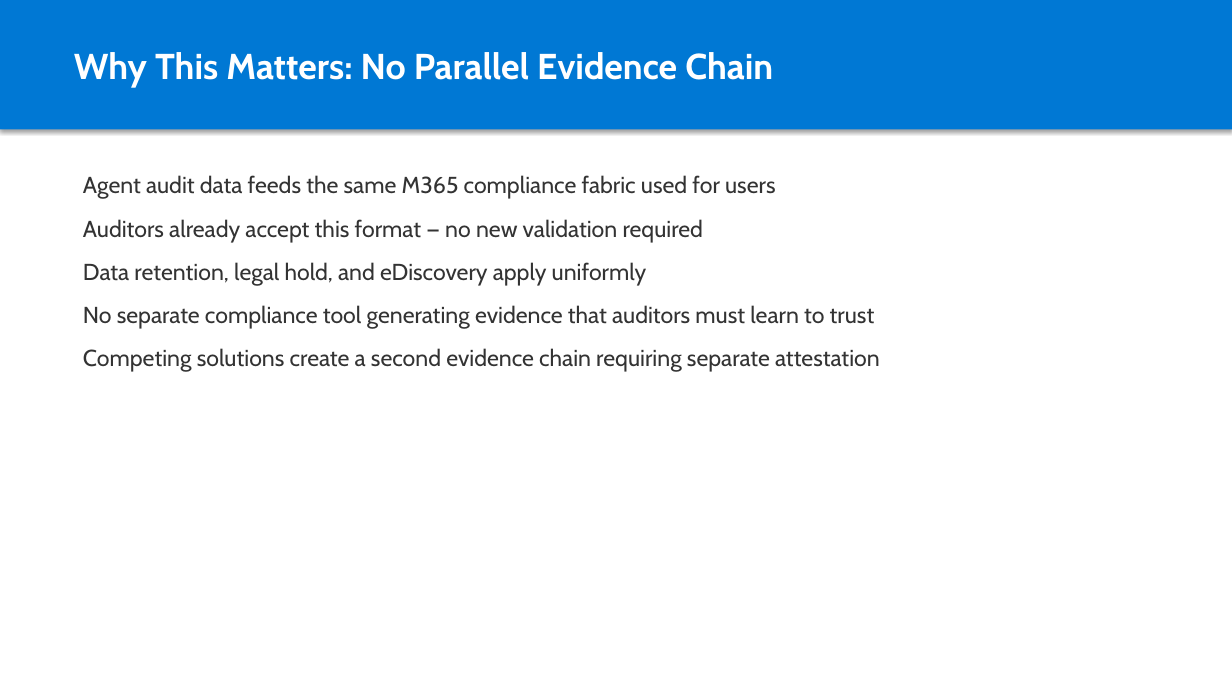
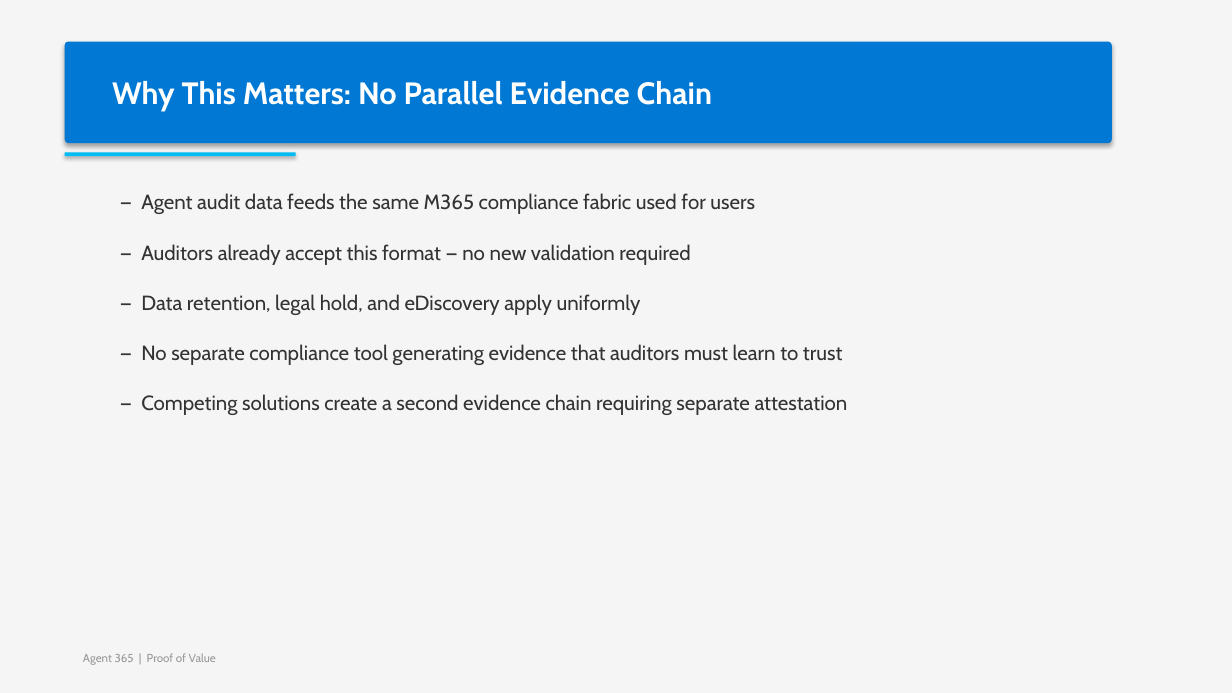
Before and after one commit to cloudtoso/Agent-365-POC, a slide deck: slide 30 of Agent365-PoV-Deck.pptx. Drawn at 1232x693 pixels with LibreOffice and Linux fonts; fonts in the diff are those of the drawing. Boxes give left, top, right and bottom in pixels: in the first picture for what was removed or moved away, otherwise in the second. Text is boxed around its words. In the diff, an @@ line names an element or a change of style, - is before the commit and + after.

```diff
--- a/Agent365-PoV-Deck.pptx
+++ b/Agent365-PoV-Deck.pptx
@@ rectangle added at [0,0,1232,693], fill #F5F5F5 @@
@@ rounded rectangle "Why This Matters: No Parallel ...": place and size @@
-rounded rectangle "Why This Matters: No Parallel ..." at [0,0,1232,129]
+rounded rectangle "Why This Matters: No Parallel ..." at [65,42,1112,143]
@@ rounded rectangle "Why This Matters: No Parallel ..." at [65,42,1112,143]: size 28 to 24 pt; rectangle to rounded rectangle @@
@@ rectangle added at [65,152,296,156], fill #00BCF2 @@
@@ text at [141,193,848,415]: text changed; size 18 to 16 pt @@
-Agent audit data feeds the same M365 compliance fabric used for users
-Auditors already accept this format — no new validation required
-Data retention, legal hold, and eDiscovery apply uniformly
-No separate compliance tool generating evidence that auditors must learn to trust
-Competing solutions create a second evidence chain requiring separate attestation
+— Agent audit data feeds the same M365 compliance fabric used for users
+— Auditors already accept this format — no new validation required
+— Data retention, legal hold, and eDiscovery apply uniformly
+— No separate compliance tool generating evidence that auditors must learn to trust
+— Competing solutions create a second evidence chain requiring separate attestation
@@ text added at [83,653,216,665], 9 pt, text #999999 @@
+Agent 365 | Proof of Value
```
Also in this commit, not shown: 43 other slides changed, 1 other file.
